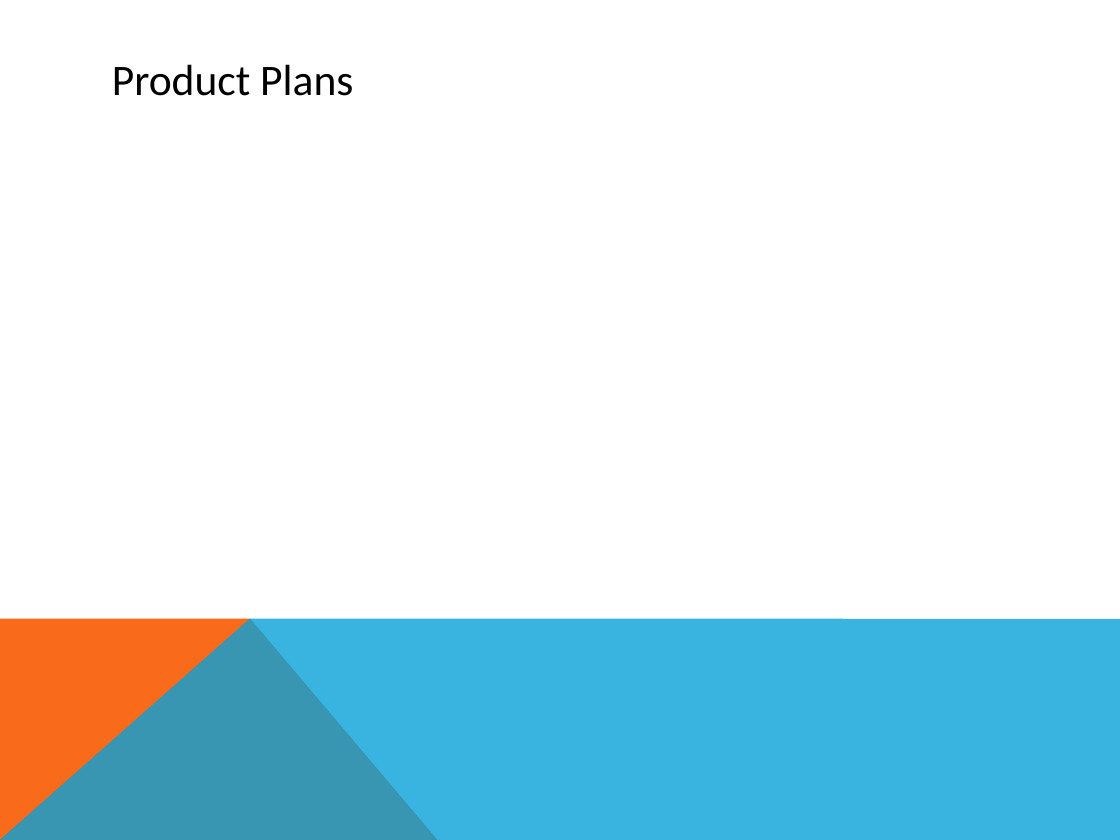
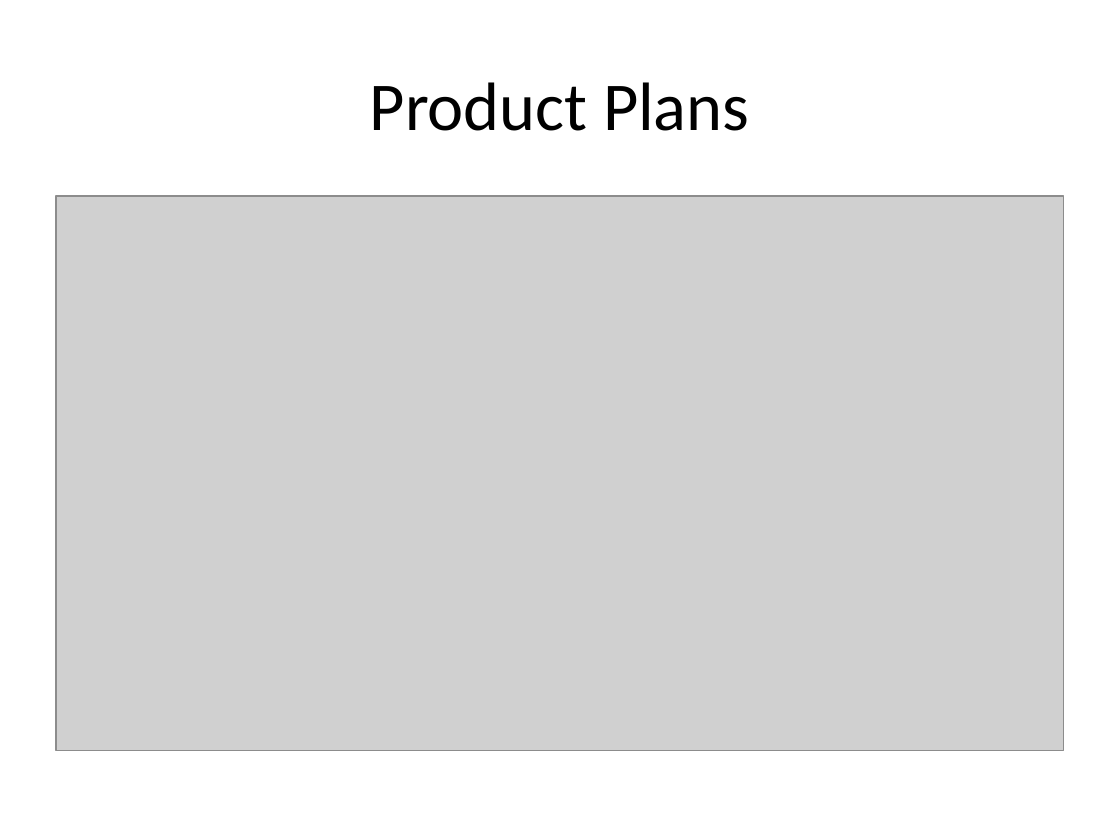
Before and after one commit to zainx01/Hiccup-analytics, a slide deck: slide 7 of Heekup.ppt (slide 6 before the commit). Drawn at 1120x840 pixels with LibreOffice and Linux fonts; fonts in the diff are those of the drawing; grey boxes stand for pictures. Boxes give left, top, right and bottom in pixels: in the first picture for what was removed or moved away, otherwise in the second. Text is boxed around its words. In the diff, an @@ line names an element or a change of style, - is before the commit and + after.

```diff
--- a/Heekup.ppt
+++ b/Heekup.ppt
@@ title "Product Plans": place and size @@
-title "Product Plans" at (112, 64, 353, 96)
+title "Product Plans" at (370, 82, 749, 131)
@@ title "Product Plans" at (370, 82, 749, 131): size 28 to 44 pt; alignment left to centre @@
@@ picture added at (56, 196, 1064, 750) @@
@@ freeform shape removed at (0, 618, 438, 840) @@
@@ freeform shape removed at (0, 618, 1120, 840) @@
```
Also in this commit, not shown: 5 other slides changed, 1 slide added, 1 other file.
